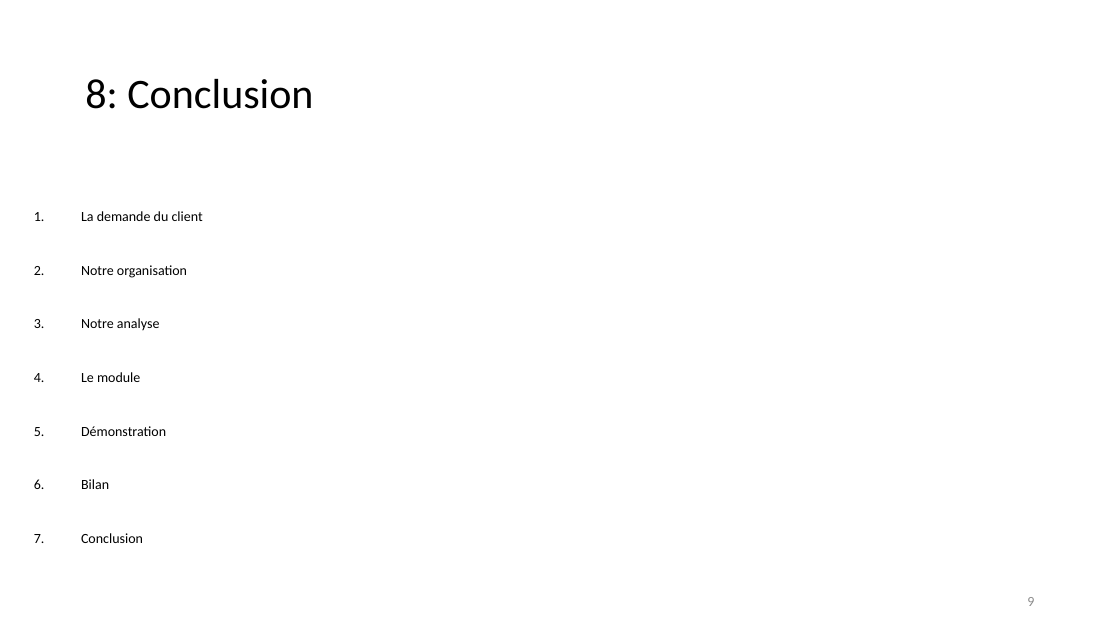
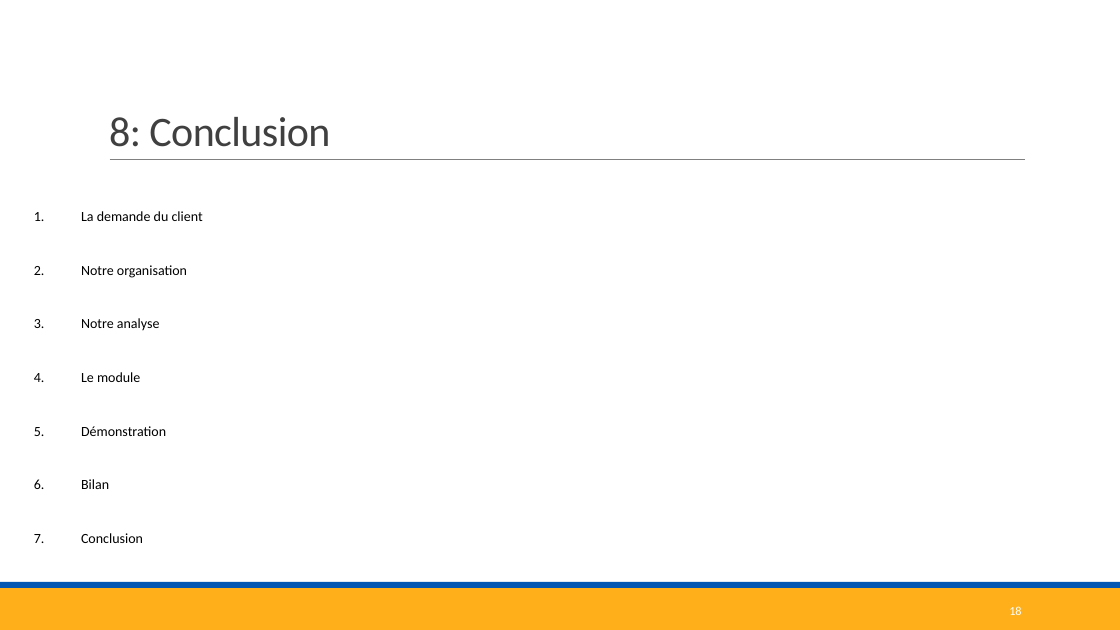
Before and after one commit to corentinBER/Projet-3, a slide deck: slide 18 of Projet3.pptx (slide 9 before the commit). Drawn at 1120x630 pixels with LibreOffice and Linux fonts; fonts in the diff are those of the drawing. Boxes give left, top, right and bottom in pixels: in the first picture for what was removed or moved away, otherwise in the second. Text is boxed around its words. In the diff, an @@ line names an element or a change of style, - is before the commit and + after.

```diff
--- a/Projet3.pptx
+++ b/Projet3.pptx
@@ title "8: Conclusion": place and size @@
-title "8: Conclusion" at bbox=[85, 79, 313, 109]
+title "8: Conclusion" at bbox=[109, 117, 330, 147]
@@ title "8: Conclusion" at bbox=[109, 117, 330, 147]: text colour #000000 to #404040, letter spacing 0 to -0.5 pt; line spacing 0.9 to 0.85; vertical alignment middle to bottom @@
@@ line added from (110, 160) to (1026, 160), #808080 0.5 pt @@
@@ rectangle added at bbox=[0, 588, 1120, 630], fill #FFAF19 @@
@@ rectangle added at bbox=[0, 582, 1120, 588], fill #0457B2 @@
@@ page number at bbox=[1009, 606, 1021, 615]: text changed; size 12 to 10.5 pt; text colour #8C8C8C to #FFFFFF @@
-9
+18
```
Also in this commit, not shown: 8 other slides changed, 9 slides added.
